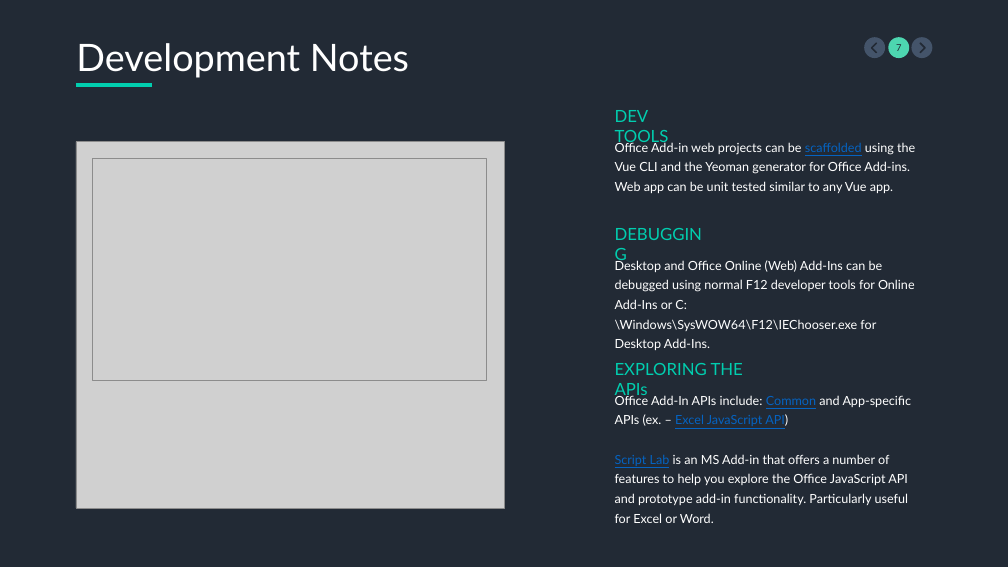
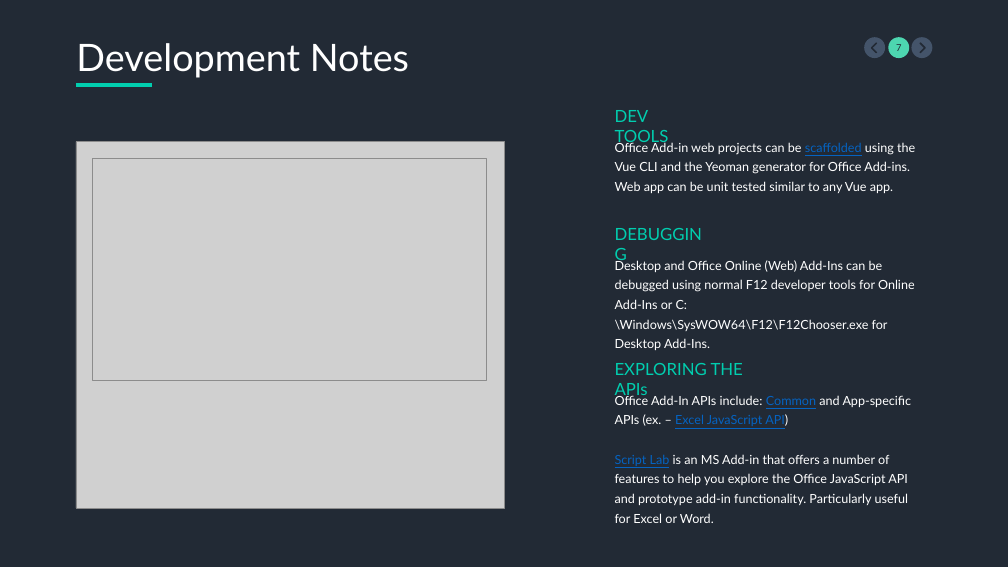
Before and after one commit to mleeb1/git-the-gist, a slide deck: slide 7 of Office Add-Ins.pptx. Drawn at 1008x567 pixels with LibreOffice and Linux fonts; fonts in the diff are those of the drawing; grey boxes stand for pictures. Boxes give left, top, right and bottom in pixels: in the first picture for what was removed or moved away, otherwise in the second. Text is boxed around its words. In the diff, an @@ line names an element or a change of style, - is before the commit and + after.

Commit message:
PPT Updates

```diff
--- a/Office Add-Ins.pptx
+++ b/Office Add-Ins.pptx
@@ text at <box>615,259,915,331</box>: text changed @@
-Desktop and Office Online (Web) Add-Ins can be debugged using normal F12 developer tools for Online Add-Ins or C:\Windows\SysWOW64\F12\IEChooser.exe for Desktop Add-Ins.
+Desktop and Office Online (Web) Add-Ins can be debugged using normal F12 developer tools for Online Add-Ins or C:\Windows\SysWOW64\F12\F12Chooser.exe for Desktop Add-Ins.
```
